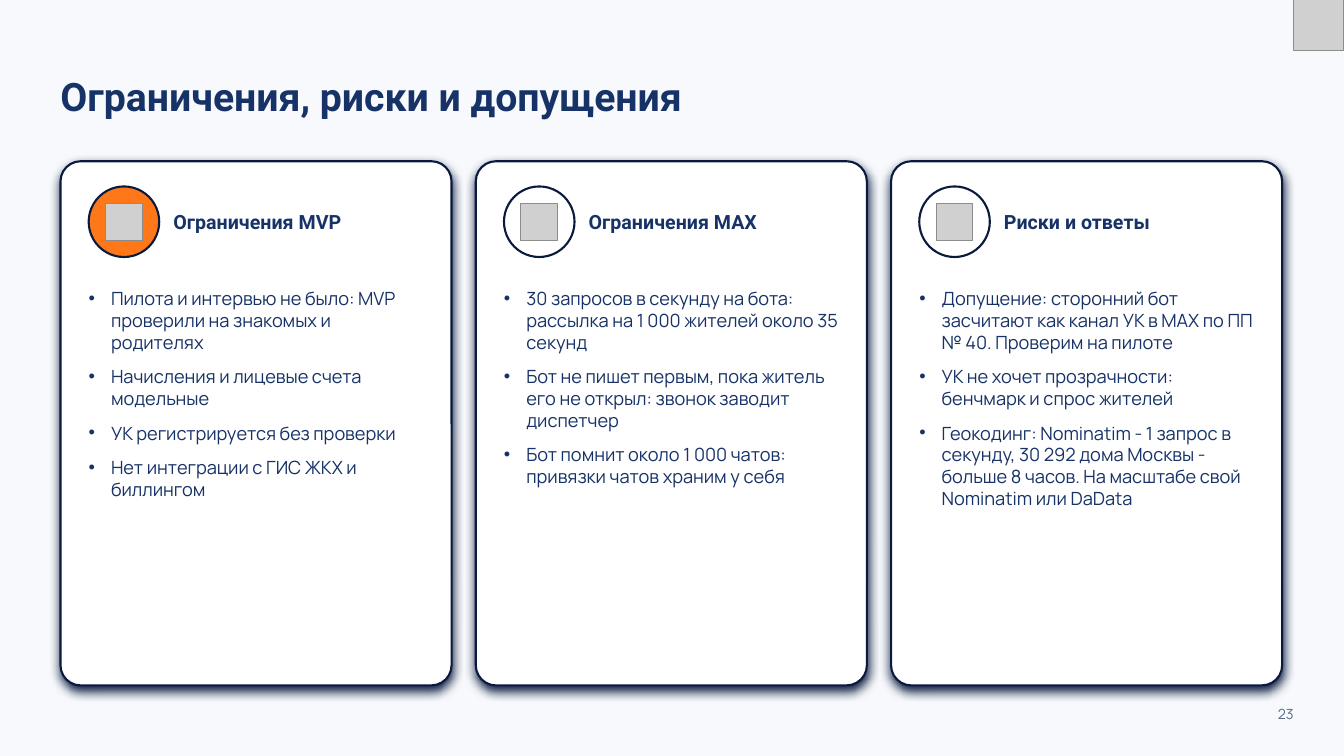
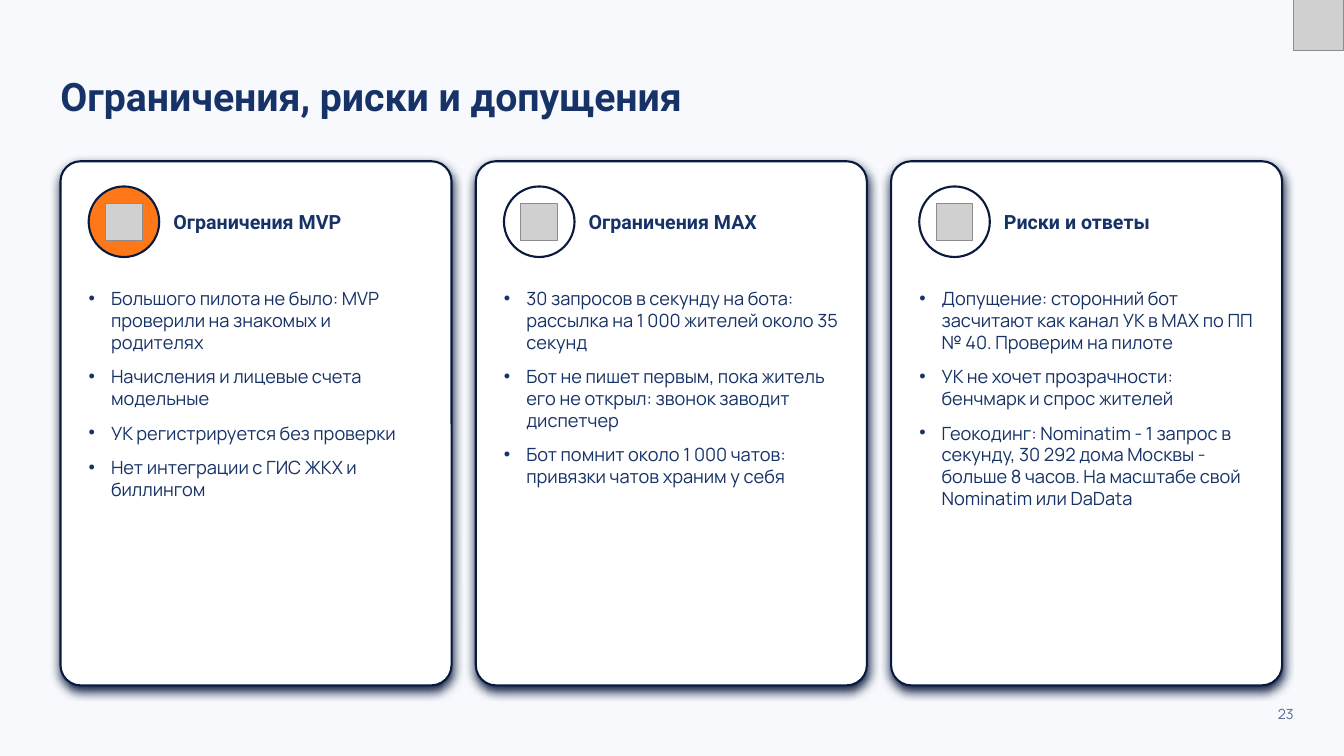
Before and after one commit to K1rL3s/vkmax-mobilization, a slide deck: slide 23 of docs/preza/zheka.pptx. Drawn at 1344x756 pixels with LibreOffice and Linux fonts; fonts in the diff are those of the drawing; grey boxes stand for pictures. Boxes give left, top, right and bottom in pixels: in the first picture for what was removed or moved away, otherwise in the second. Text is boxed around its words. In the diff, an @@ line names an element or a change of style, - is before the commit and + after.

```diff
--- a/docs/preza/zheka.pptx
+++ b/docs/preza/zheka.pptx
@@ text at box(111, 291, 379, 354): text changed @@
-• Пилота и интервью не было: MVP проверили на знакомых и родителях
+• Большого пилота не было: MVP проверили на знакомых и родителях
```
Also in this commit, not shown: 4 other slides changed, 3 other files.
